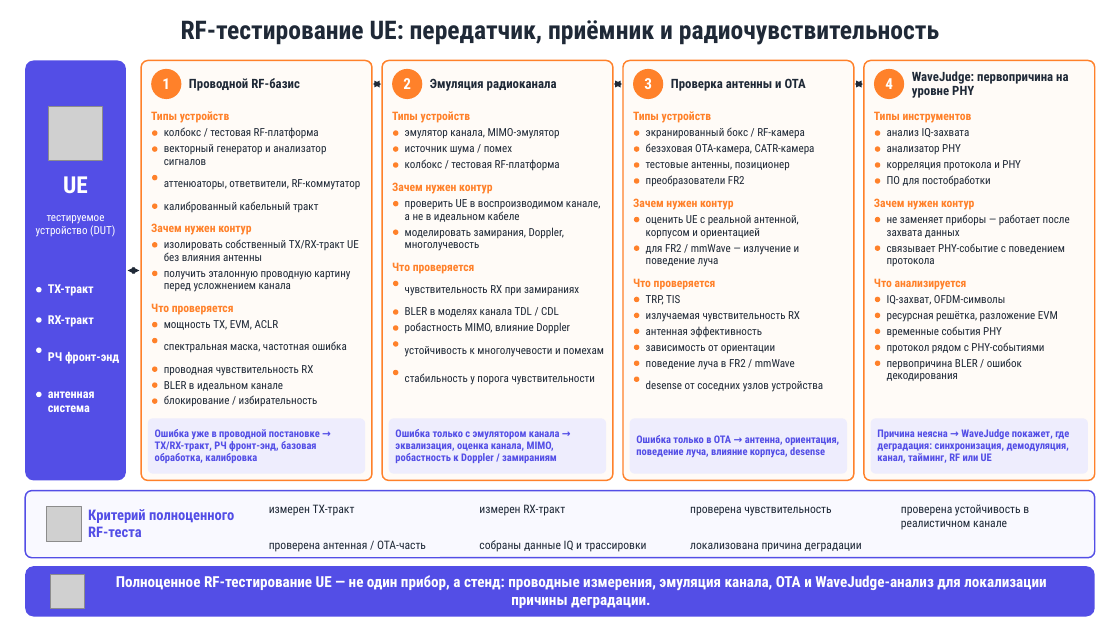
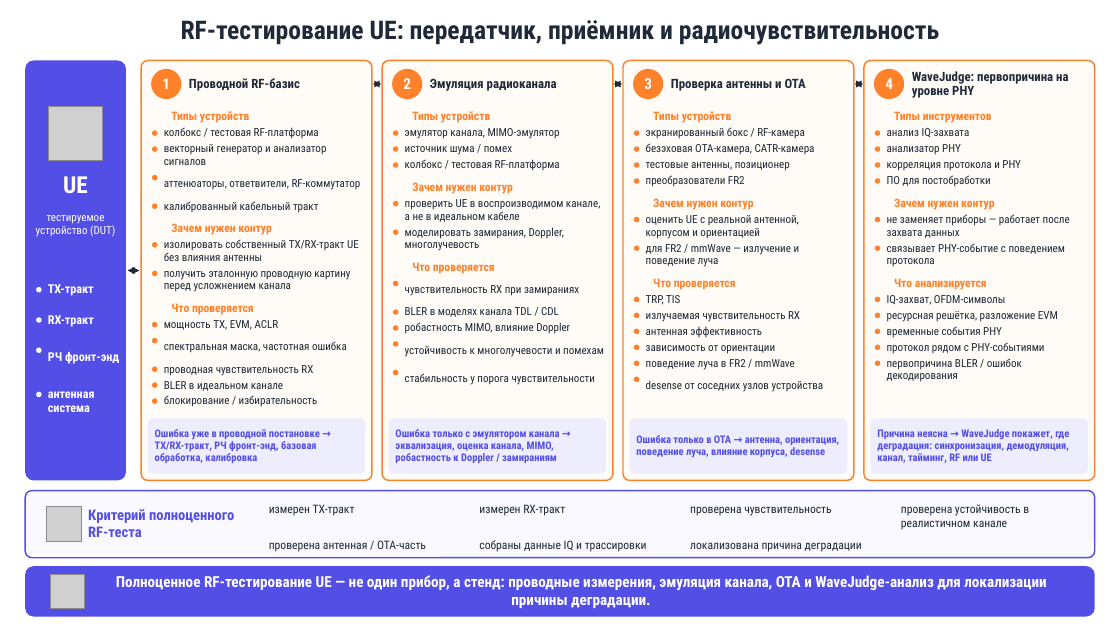
Before and after one commit to angela-designmmm/nnnn, a slide deck: slide 3 of block3_UE_SIM_testing.pptx. Drawn at 1120x630 pixels with LibreOffice and Linux fonts; fonts in the diff are those of the drawing; grey boxes stand for pictures; background and template pictures are left out. Boxes give left, top, right and bottom in pixels: in the first picture for what was removed or moved away, otherwise in the second. Text is boxed around its words. In the diff, an @@ line names an element or a change of style, - is before the commit and + after.

```diff
--- a/block3_UE_SIM_testing.pptx
+++ b/block3_UE_SIM_testing.pptx
@@ text "Типы устройств" moved from (x1=151, y1=111, x2=230, y2=123) to (x1=171, y1=111, x2=250, y2=123) @@
@@ text "Типы устройств" moved from (x1=392, y1=111, x2=471, y2=123) to (x1=412, y1=111, x2=491, y2=123) @@
@@ text "Типы устройств" moved from (x1=633, y1=111, x2=712, y2=123) to (x1=653, y1=111, x2=732, y2=123) @@
@@ text "Типы инструментов" moved from (x1=874, y1=111, x2=972, y2=123) to (x1=894, y1=111, x2=992, y2=123) @@
@@ text "Зачем нужен контур" moved from (x1=392, y1=182, x2=492, y2=194) to (x1=412, y1=182, x2=512, y2=194) @@
@@ text "Зачем нужен контур" moved from (x1=633, y1=198, x2=733, y2=210) to (x1=653, y1=198, x2=753, y2=210) @@
@@ text "Зачем нужен контур" moved from (x1=874, y1=198, x2=974, y2=210) to (x1=894, y1=198, x2=994, y2=210) @@
@@ text "Зачем нужен контур" moved from (x1=151, y1=223, x2=251, y2=235) to (x1=171, y1=223, x2=271, y2=235) @@
@@ text "Что проверяется" moved from (x1=392, y1=262, x2=475, y2=274) to (x1=412, y1=262, x2=495, y2=274) @@
@@ text "Что проверяется" moved from (x1=151, y1=303, x2=234, y2=315) to (x1=171, y1=303, x2=254, y2=315) @@
@@ text "Что проверяется" moved from (x1=633, y1=278, x2=716, y2=290) to (x1=653, y1=278, x2=736, y2=290) @@
@@ text "Что анализируется" moved from (x1=874, y1=278, x2=967, y2=290) to (x1=894, y1=278, x2=987, y2=290) @@
```
Also in this commit, not shown: 2 other slides changed.
